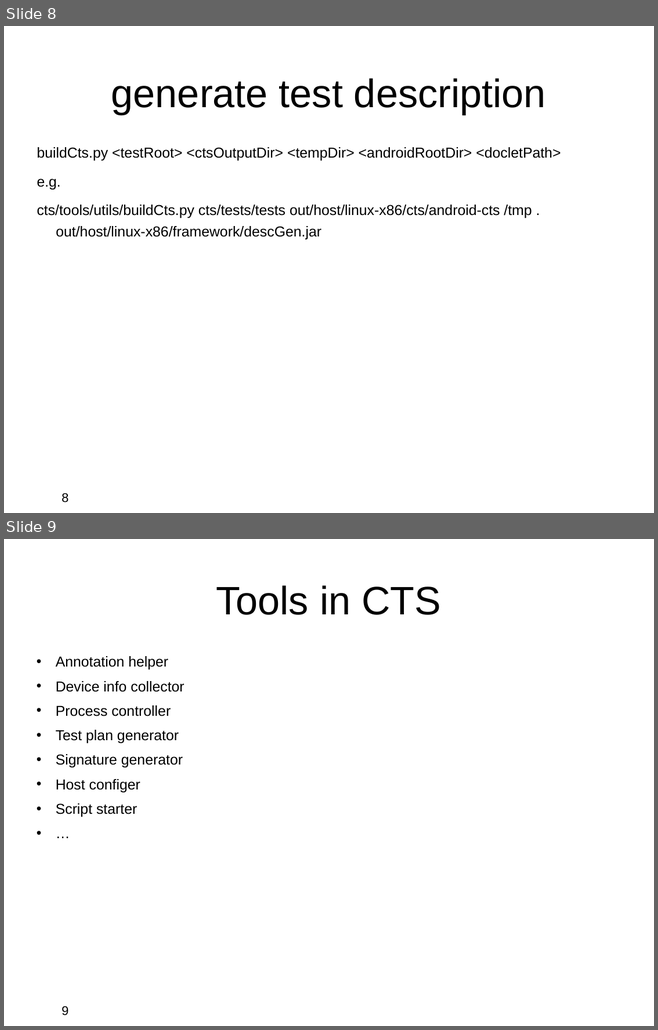
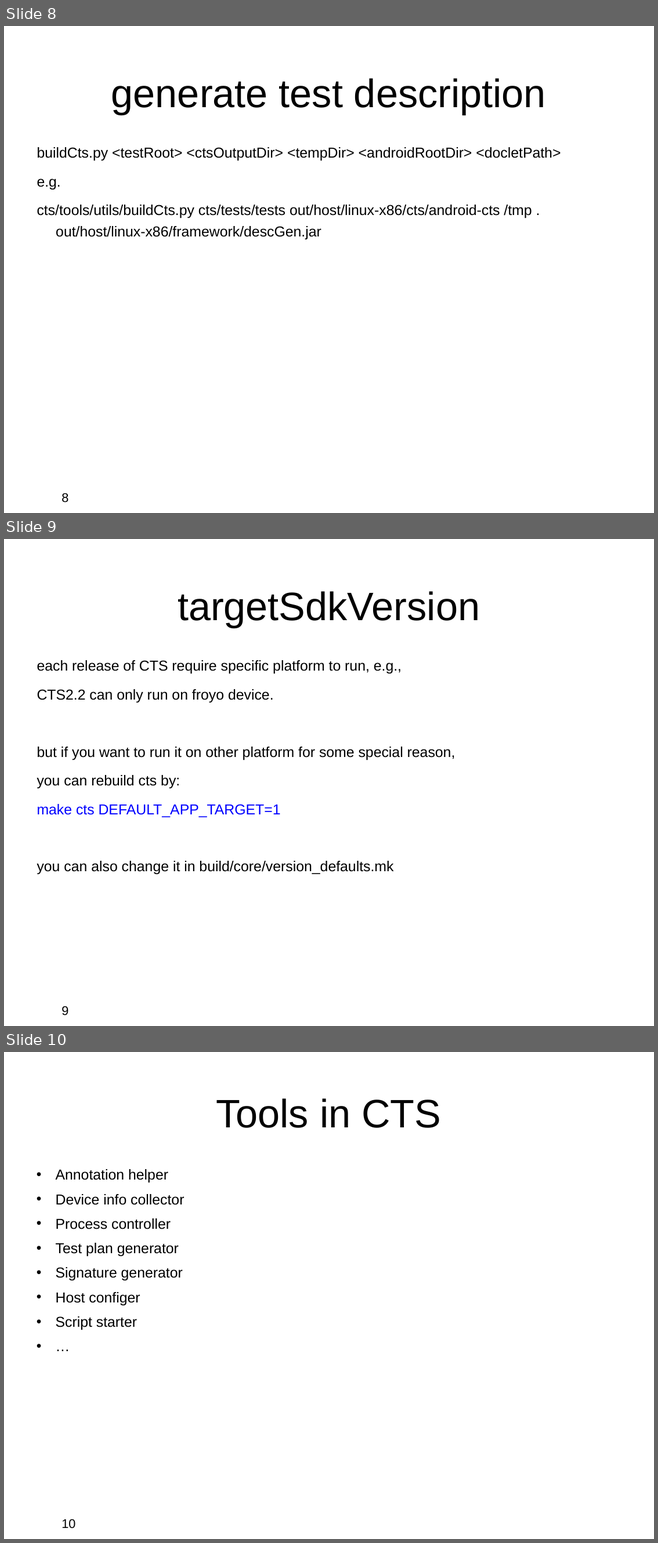
Before and after one commit to widerules/system-information, a slide deck: cts/CTS-deepin.ppt. Shown one above the other, each under a label of ours: slides 8 and 9 before the commit, slides 8, 9 and 10 after it. The pictures are 658x1030 and 658x1543 pixels, drawn with LibreOffice and Linux fonts; fonts in the diff are those of the drawing; background and template pictures are left out. Boxes give left, top, right and bottom in pixels: in the first picture for what was removed or moved away, otherwise in the second. Text is boxed around its words. In the diff, an @@ line names an element or a change of style, - is before the commit and + after.

```diff
--- a/cts/CTS-deepin.ppt
+++ b/cts/CTS-deepin.ppt
@@ slide 9 added at box(4, 539, 654, 1026), background picture (left out); not listed: 2 template elements that a slide beside it also shows @@
@@ text added at box(177, 591, 480, 628), 44 pt, text #000000 @@
+targetSdkVersion
@@ text added at box(37, 660, 455, 874), 16 pt, text #000000 @@
+each release of CTS require specific platform to run, e.g.,
+CTS2.2 can only run on froyo device.
+but if you want to run it on other platform for some special reason,
+you can rebuild cts by:
+make cts DEFAULT_APP_TARGET=1
+you can also change it in build/core/version_defaults.mk
@@ page number added at box(46, 997, 136, 1026), 18 pt, text #FFFFFF @@
+9
@@ what was slide 9 is now slide 10 @@
@@ page number at box(46, 1521, 136, 1539): text changed @@
-9
+10
@@ page number at box(61, 1519, 75, 1529): text changed @@
-9
+10
```
Also in this commit, not shown: 1 other file.
